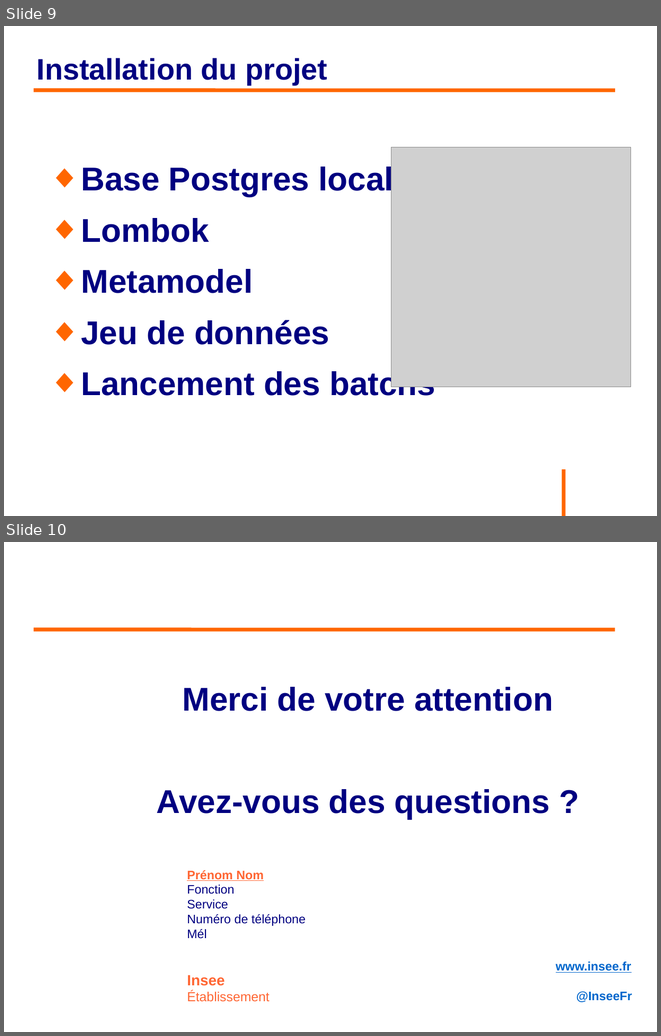
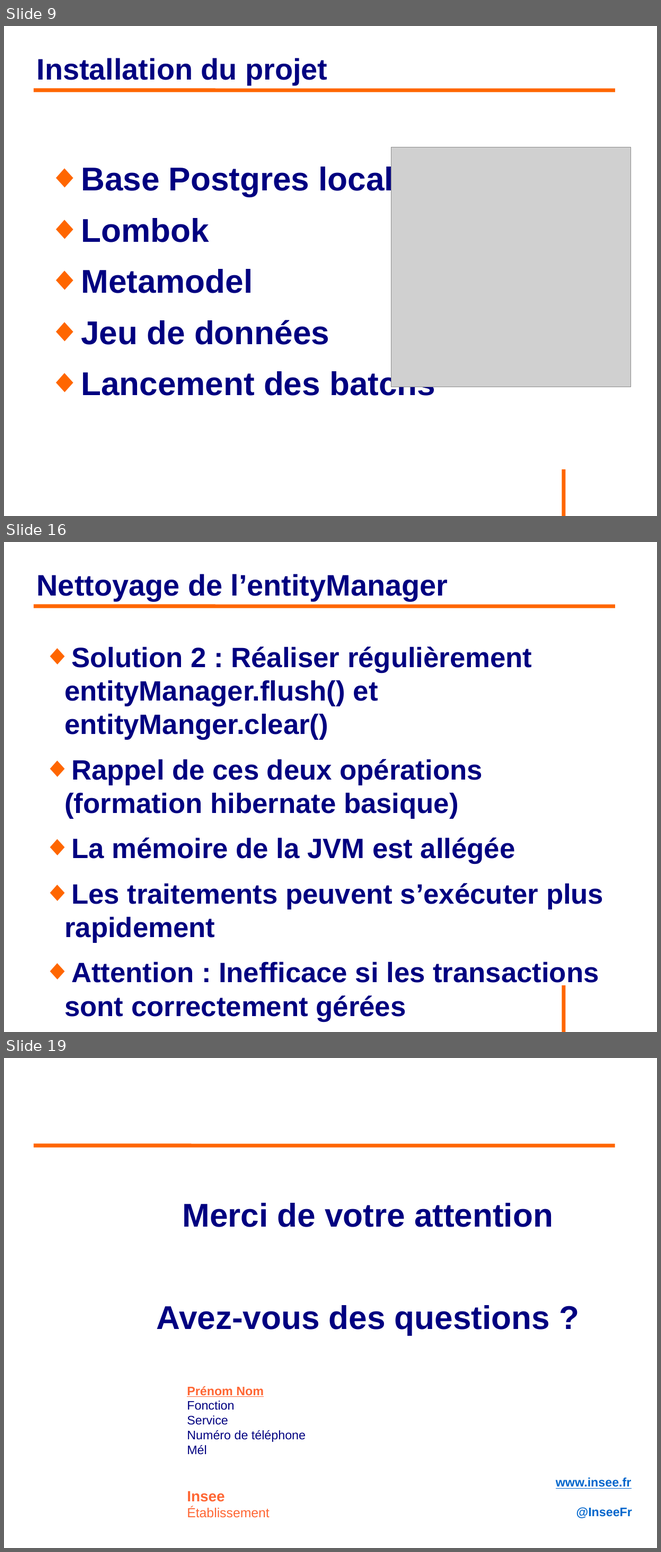
Before and after one commit to philphils/formation-hibernate-avancee, a slide deck: Documentation/diapo_formation_hibernate_avancee.odp. Shown one above the other, each under a label of ours: slides 9 and 10 before the commit, slides 9, 16 and 19 after it; the slides between them are not shown. The pictures are 661x1036 and 661x1552 pixels, drawn with LibreOffice and Linux fonts; fonts in the diff are those of the drawing; grey boxes stand for pictures; background and template pictures are left out. Boxes give left, top, right and bottom in pixels: in the first picture for what was removed or moved away, otherwise in the second. Text is boxed around its words. In the diff, an @@ line names an element or a change of style, - is before the commit and + after.

```diff
--- a/Documentation/diapo_formation_hibernate_avancee.odp
+++ b/Documentation/diapo_formation_hibernate_avancee.odp
@@ slide 16 added at [4, 542, 657, 1032], background #FFFFFF; not listed: 1 template element that a slide beside it also shows @@
@@ title added at [37, 574, 448, 601], 36 pt, text #000080, bold @@
+Nettoyage de l’entityManager
@@ line added from (34, 606) to (616, 606), #FF6600 4.54 pt @@
@@ text added at [64, 646, 603, 1021], 34 pt, text #000080, bold @@
+◆ Solution 2 : Réaliser régulièrement entityManager.flush() et entityManger.clear()
+◆ Rappel de ces deux opérations (formation hibernate basique)
+◆ La mémoire de la JVM est allégée
+◆ Les traitements peuvent s’exécuter plus rapidement
+◆ Attention : Inefficace si les transactions sont correctement gérées
@@ what was slide 10 is now slide 19 @@
```
Also in this commit, not shown: 8 other slides added.
